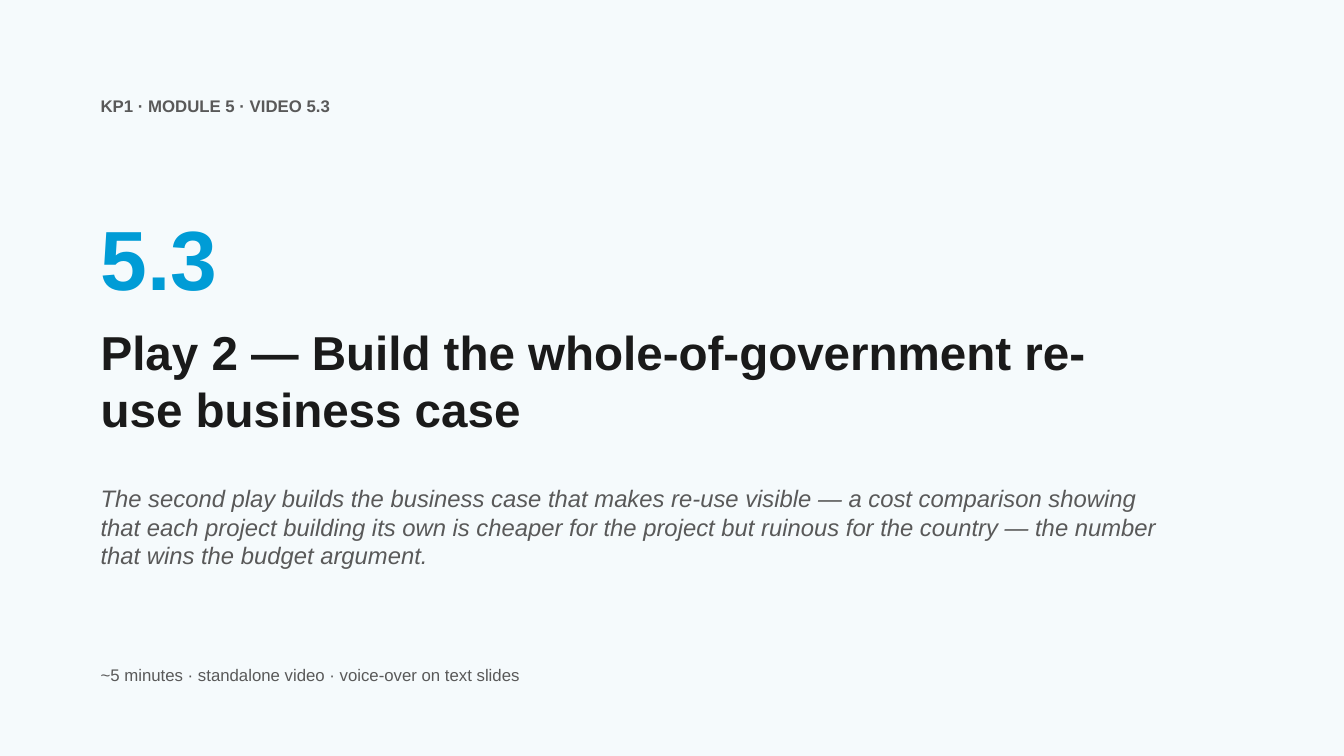
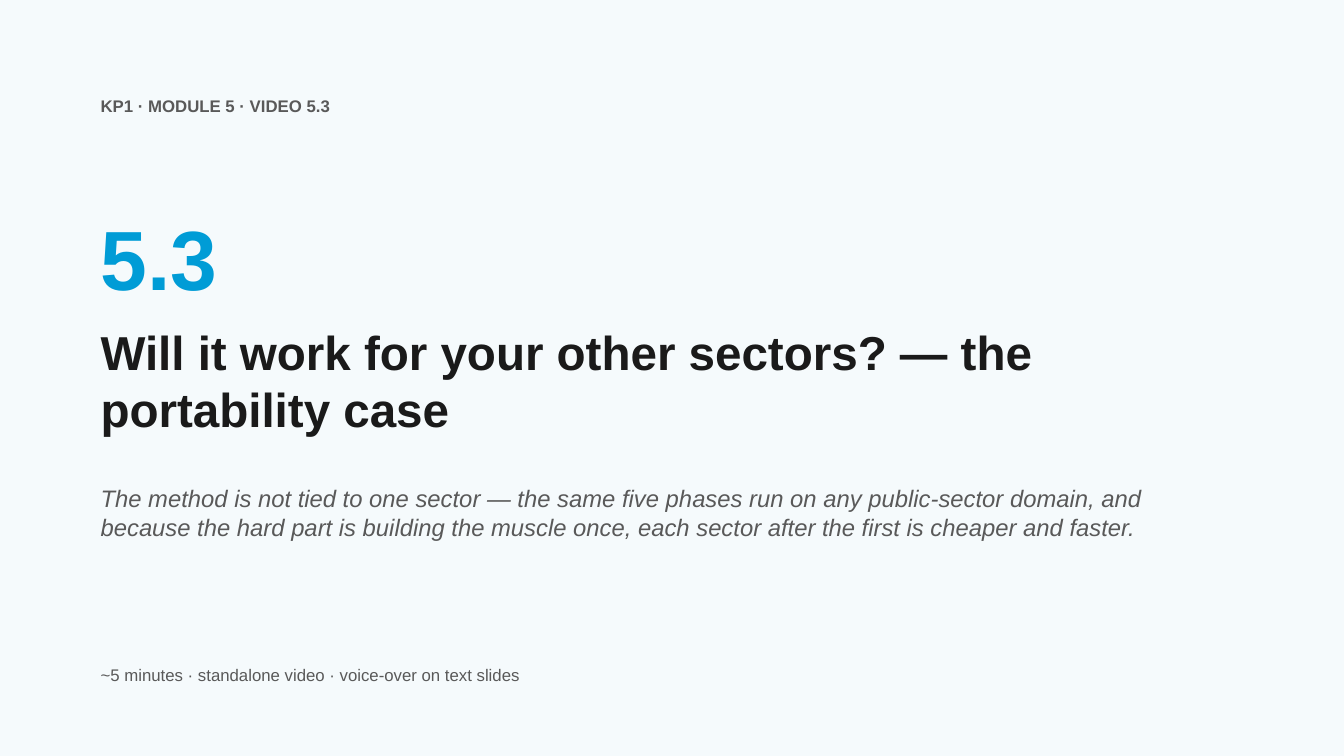
Before and after one commit to aarelaponin/geatdm-framework, a slide deck: slide 17 of 10-Knowledge-Products/KP1-GEA/videos/module_5/en/decks/KP1_M5_Deck_v0.1.pptx. Drawn at 1344x756 pixels with LibreOffice and Linux fonts; fonts in the diff are those of the drawing. Boxes give left, top, right and bottom in pixels: in the first picture for what was removed or moved away, otherwise in the second. Text is boxed around its words. In the diff, an @@ line names an element or a change of style, - is before the commit and + after.

```diff
--- a/10-Knowledge-Products/KP1-GEA/videos/module_5/en/decks/KP1_M5_Deck_v0.1.pptx
+++ b/10-Knowledge-Products/KP1-GEA/videos/module_5/en/decks/KP1_M5_Deck_v0.1.pptx
@@ text at (x1=101, y1=335, x2=1032, y2=436): text changed @@
-Play 2 — Build the whole-of-government re-use business case
+Will it work for your other sectors? — the portability case
@@ text at (x1=101, y1=489, x2=1141, y2=541): text changed @@
-The second play builds the business case that makes re-use visible — a cost comparison showing that each project building its own is cheaper for the project but ruinous for the country — the number that wins the budget argument.
+The method is not tied to one sector — the same five phases run on any public-sector domain, and because the hard part is building the muscle once, each sector after the first is cheaper and faster.
```
Also in this commit, not shown: 35 other slides changed, 15 slides added, 15 slides removed, 58 other files.
